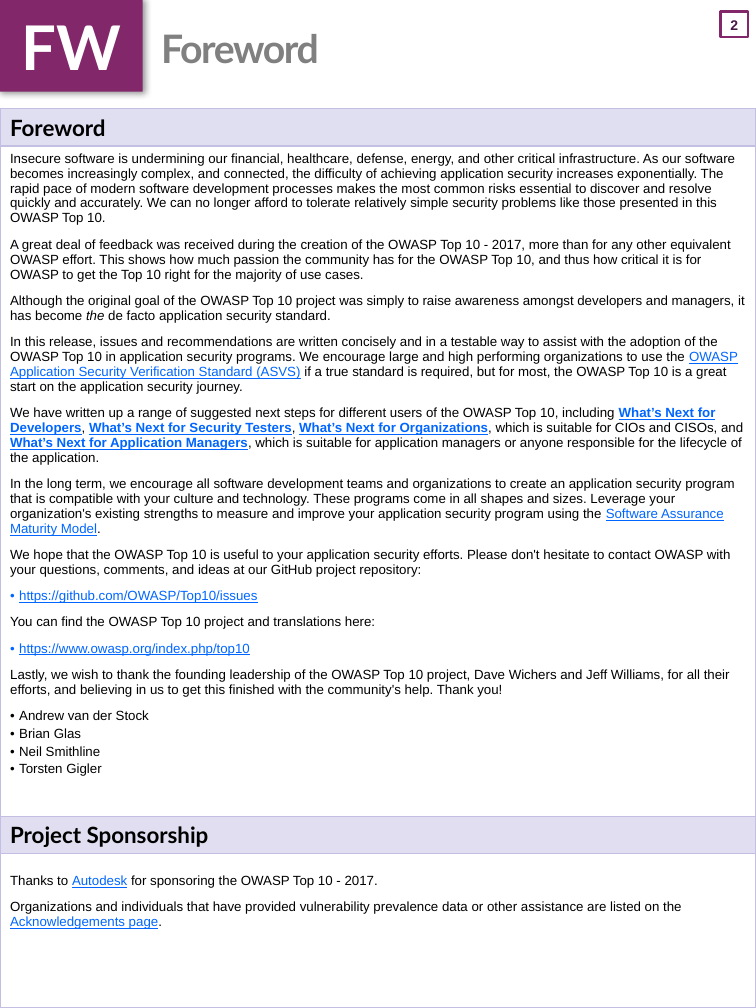
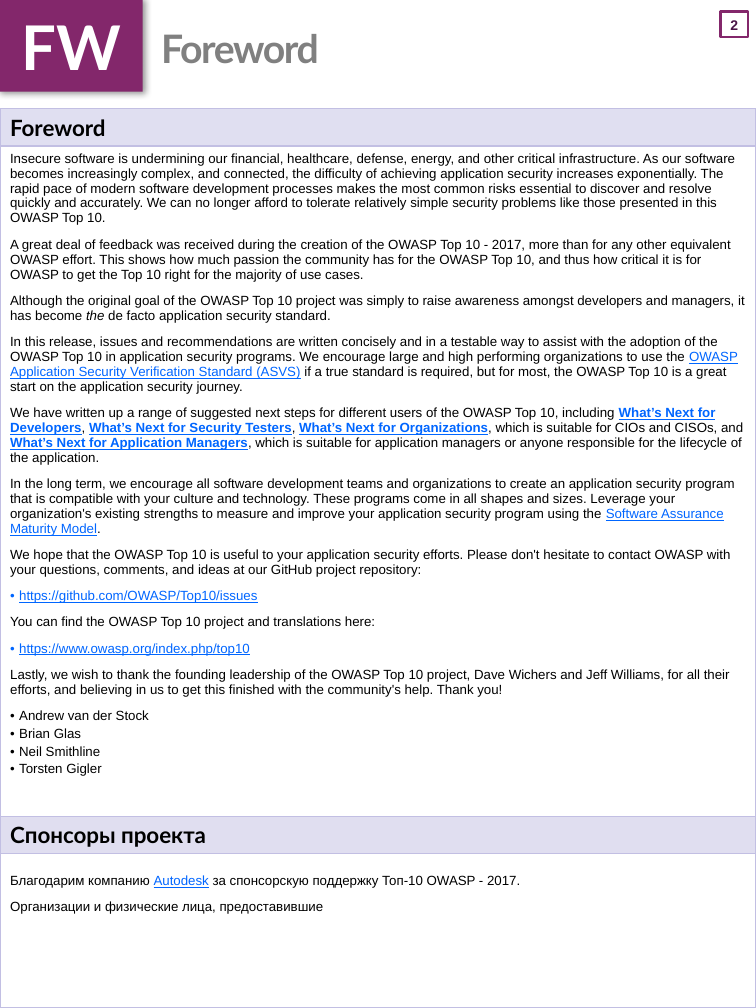
Before and after one commit to OWASP/Top10, a slide deck: slide 3 of 2017/OWASP Top 10-2017 (ru).pptx. Drawn at 756x1008 pixels with LibreOffice and Linux fonts; fonts in the diff are those of the drawing. Boxes give left, top, right and bottom in pixels: in the first picture for what was removed or moved away, otherwise in the second. Text is boxed around its words. In the diff, an @@ line names an element or a change of style, - is before the commit and + after.

```diff
--- a/2017/OWASP Top 10-2017 (ru).pptx
+++ b/2017/OWASP Top 10-2017 (ru).pptx
@@ table at (x1=0, y1=109, x2=756, y2=1008) @@
-row 3, column 1: Project Sponsorship
+row 3, column 1: Спонсоры проекта
-row 4, column 1: Thanks to Autodesk for sponsoring the OWASP Top 10 - 2017. / Organizations and individuals that have provided vulnerability prevalence data or other assistance are listed on the Acknowledgements page.
+row 4, column 1: Благодарим компанию Autodesk за спонсорскую поддержку Топ-10 OWASP - 2017. / Организации и физические лица, предоставившие
```
Also in this commit, not shown: 5 other slides changed.
